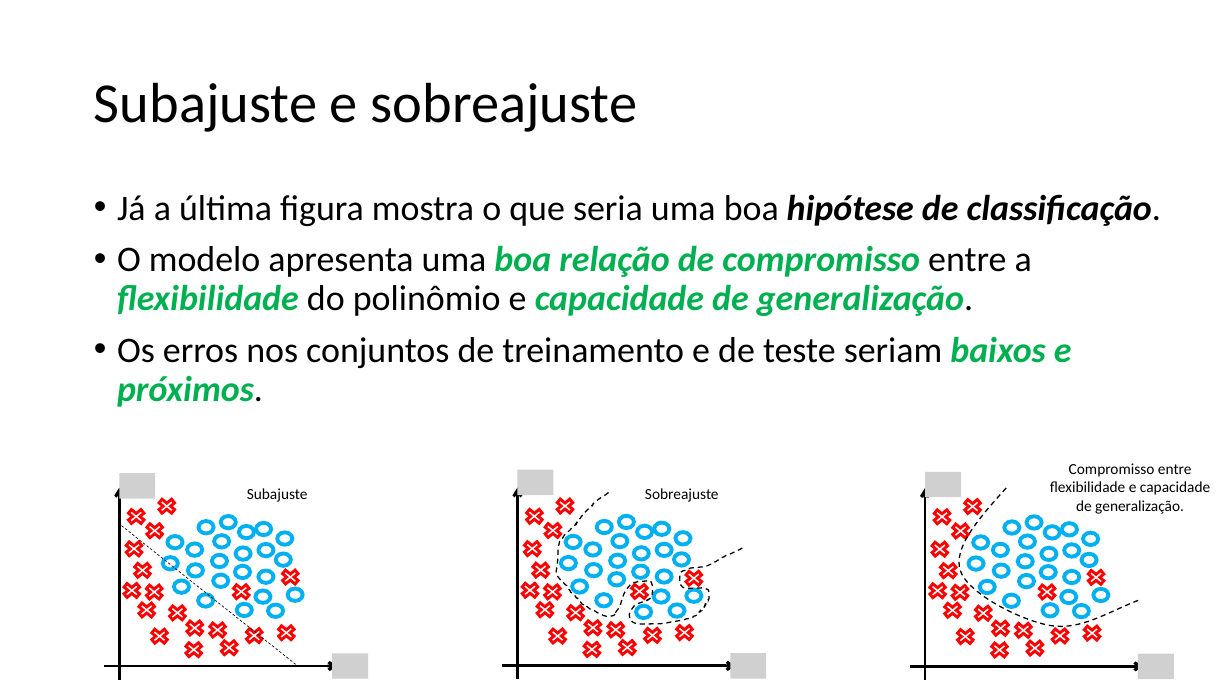
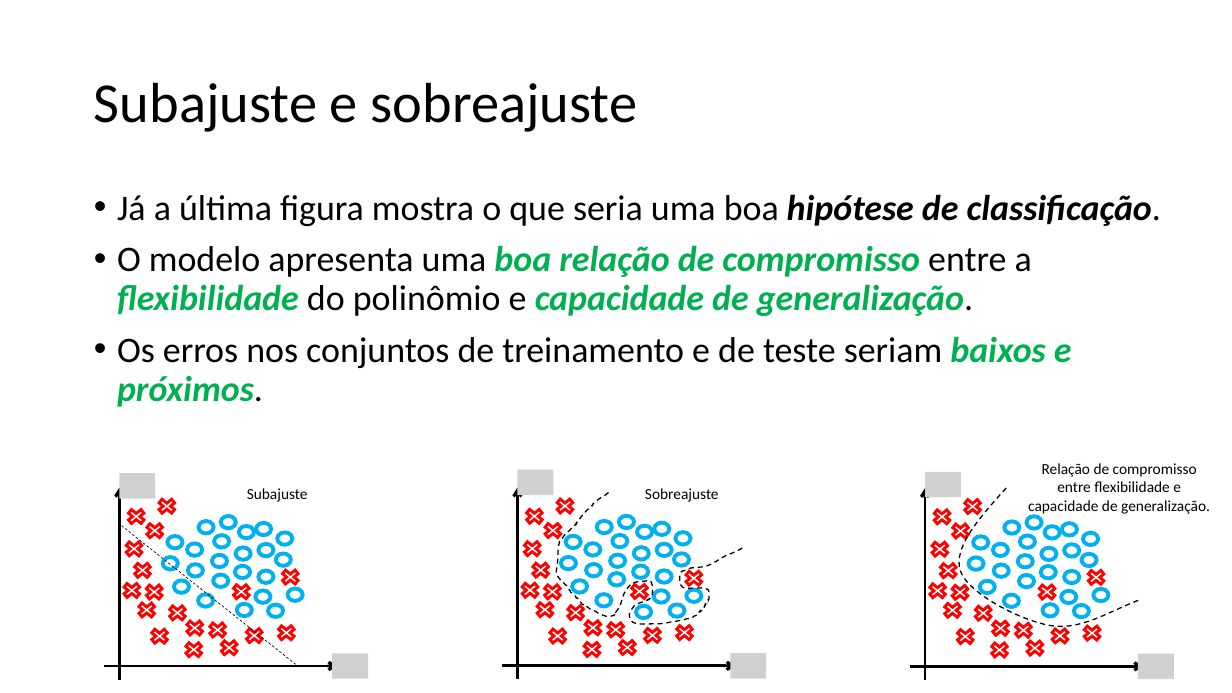
Before and after one commit to zz4fap/t320_aprendizado_de_maquina, a slide deck: slide 34 of slides/T320_Classificação (Parte III).pptx. Drawn at 1232x693 pixels with LibreOffice and Linux fonts; fonts in the diff are those of the drawing; grey boxes stand for pictures. Boxes give left, top, right and bottom in pixels: in the first picture for what was removed or moved away, otherwise in the second. Text is boxed around its words. In the diff, an @@ line names an element or a change of style, - is before the commit and + after.

```diff
--- a/slides/T320_Classificação (Parte III).pptx
+++ b/slides/T320_Classificação (Parte III).pptx
@@ text at [1028, 463, 1210, 516]: text changed @@
-Compromisso entre flexibilidade e capacidade de generalização.
+Relação de compromisso entre flexibilidade e capacidade de generalização.
```
Also in this commit, not shown: 4 other slides changed, 2 other files.
